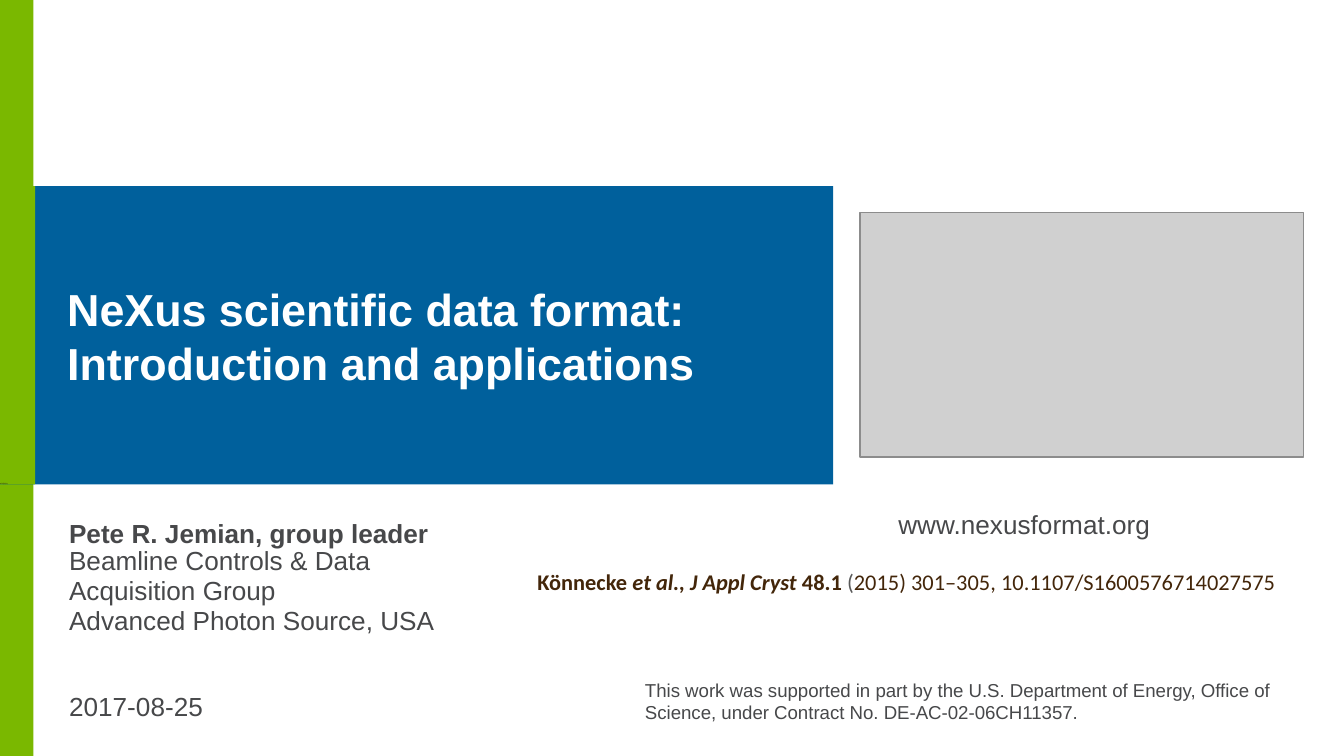
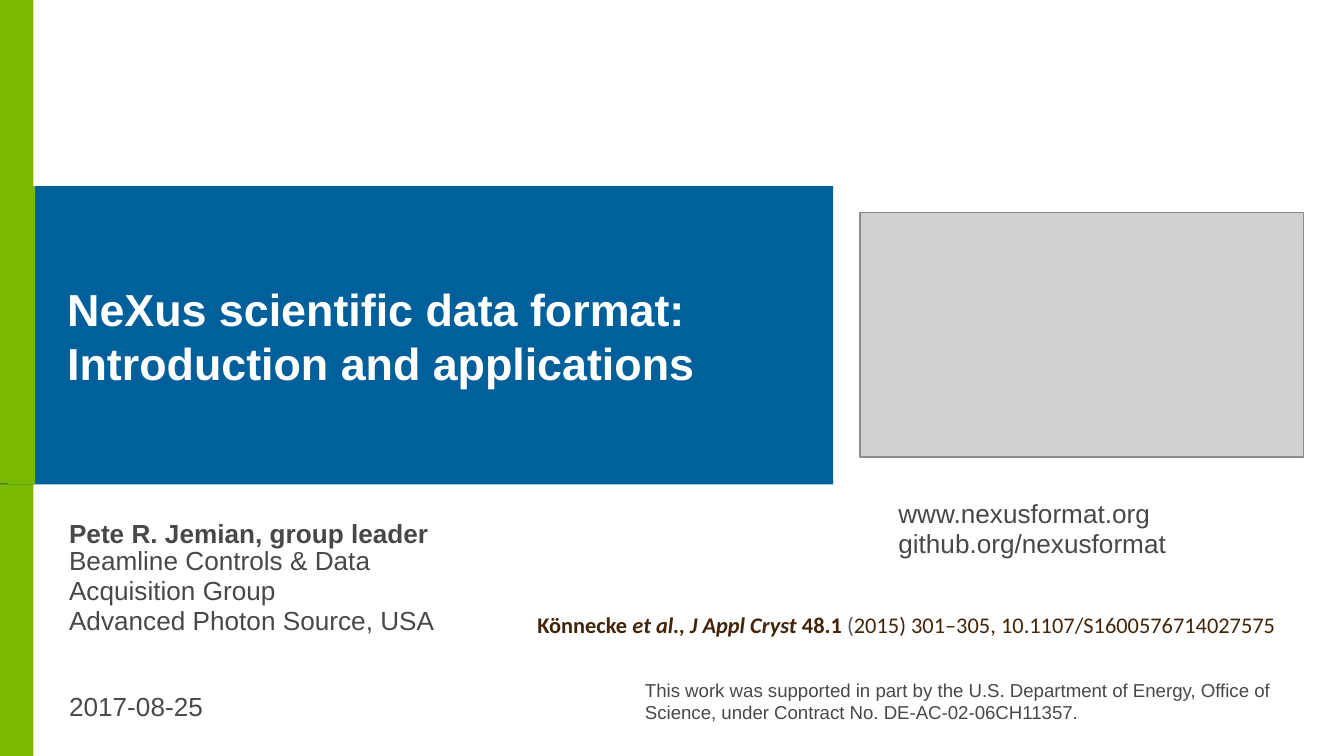
Before and after one commit to nexusformat/communications, a slide deck: slide 1 of 2017/NeXus-Intro.odp. Drawn at 1344x756 pixels with LibreOffice and Linux fonts; fonts in the diff are those of the drawing; grey boxes stand for pictures; background and template pictures are left out. Boxes give left, top, right and bottom in pixels: in the first picture for what was removed or moved away, otherwise in the second. Text is boxed around its words. In the diff, an @@ line names an element or a change of style, - is before the commit and + after.

```diff
--- a/2017/NeXus-Intro.odp
+++ b/2017/NeXus-Intro.odp
@@ text "www.nexusformat.org": place and size @@
-text "www.nexusformat.org" at (898,515,1150,540)
+text "www.nexusformat.org" at (898,504,1166,559)
@@ text at (898,534,1166,559): paragraph added @@
+github.org/nexusformat
@@ text "Könnecke et al., J Appl ...": place and size @@
-text "Könnecke et al., J Appl ..." at (537,574,1275,594)
+text "Könnecke et al., J Appl ..." at (537,617,1275,637)
```
Also in this commit, not shown: 18 other slides changed, 11 slides added, 6 slides removed, 1 other file.
